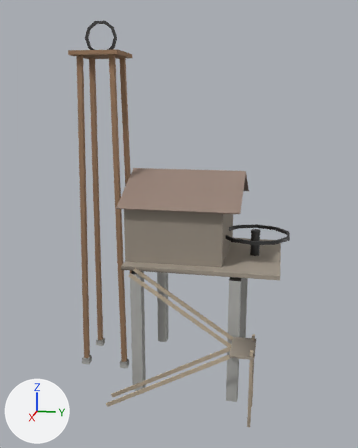
The glTF model assets/models/props/ropeway_station_lod2.glb: old version first, new version second.
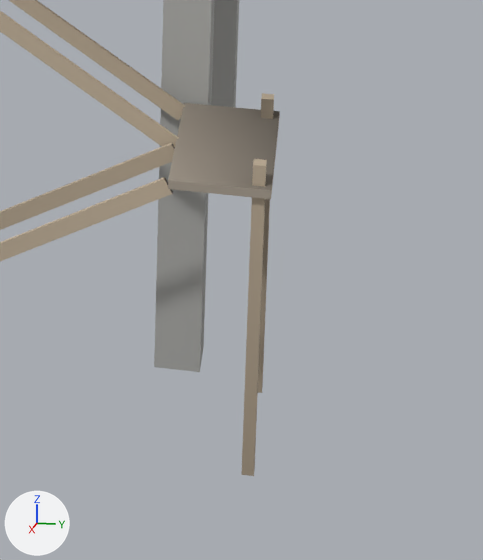
There are two pictures of each version: one whole from a 50 mm lens placed at (36.32, 6.03, 20.48), pointed at (1.36, -0.97, 11.74), one close up on the part from 53% to 85% of the width and 70% to 100% of the height. Arrows for +X, +Y and +Z are at lower left; the lights stay in place. The last two pictures show the newer version. Vertices at exactly the same position are counted once.

In view in the first close-up: 'static'.
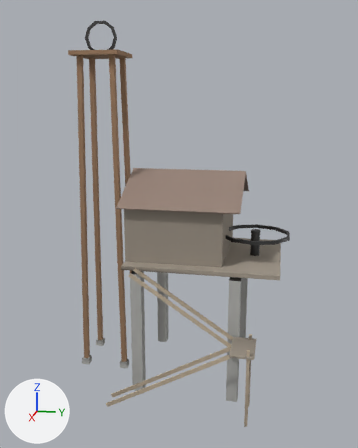
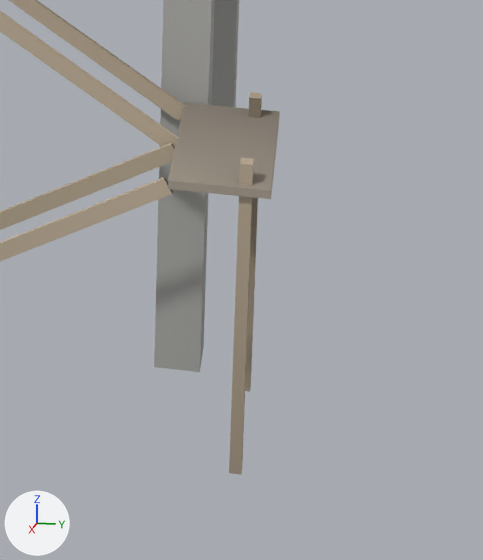
Location of each change, [x1, y1, x2, y2] in pixels of the close-ups (483 x 560 px; the box of a moved part takes in the faces that stretch with it):
'static', reshaped: before [0, 0, 280, 476]; after [0, 0, 280, 474]
part 1 of me_static, moved or reshaped: before [258, 93, 274, 393]; after [245, 92, 262, 391]
part 2 of me_static, moved or reshaped: before [241, 159, 267, 476]; after [229, 158, 254, 474]
part 3 of me_static, recoloured: before [254, 101, 274, 470]; after [241, 98, 262, 474]
part 4 of me_static, recoloured (grey to light grey): [219, 107, 280, 190] in both
part 5 of me_static, recoloured: before [261, 99, 274, 378]; after [249, 98, 261, 384]

The change, as a diff of the scene's bpy script:
```diff
--- a/assets/models/props/ropeway_station_lod2.glb.py
+++ b/assets/models/props/ropeway_station_lod2.glb.py
@@ me_static @@
 me_static.from_pydata(...)  # 293 vertices, 488 faces; spans x -5.0..7.2, y -8.9..7.1, z -0.5..26.1
 # used by ob_static; location = (0.0, 0.0, 0.0)
+# me_static part 1: the loose piece of 8 vertices spanning x 4.6..4.8, y 4.8..5.0, z -0.5..5.0 is moved by (0.0, -0.2, 0.0)
+# me_static part 2: the loose piece of 8 vertices spanning x 6.9..7.1, y 4.8..5.0, z -0.5..5.0 is moved by (0.0, -0.2, 0.0)
+# me_static part 3: 8 faces centred in x 4.6..7.0, y 3.5..5.0, z 1.3..4.5 are repainted in the vertex colours; the middle colour goes from white #f0f0f0 to light grey #dbdbdb
+# me_static part 4: 6 faces centred in x 4.6..6.3, y 3.5..4.6, z 4.5..4.7 are repainted in the vertex colours; the middle colour goes from grey #bbbbbb to light grey #d8d8d8
+# me_static part 5: 4 faces centred in x 4.6..4.8, y 4.8..4.9, z 1.3..3.2 are repainted in the vertex colours; the middle colour goes from grey #b3b3b3 to grey #adadad
 me_static.materials.append(mat_concrete)
```
